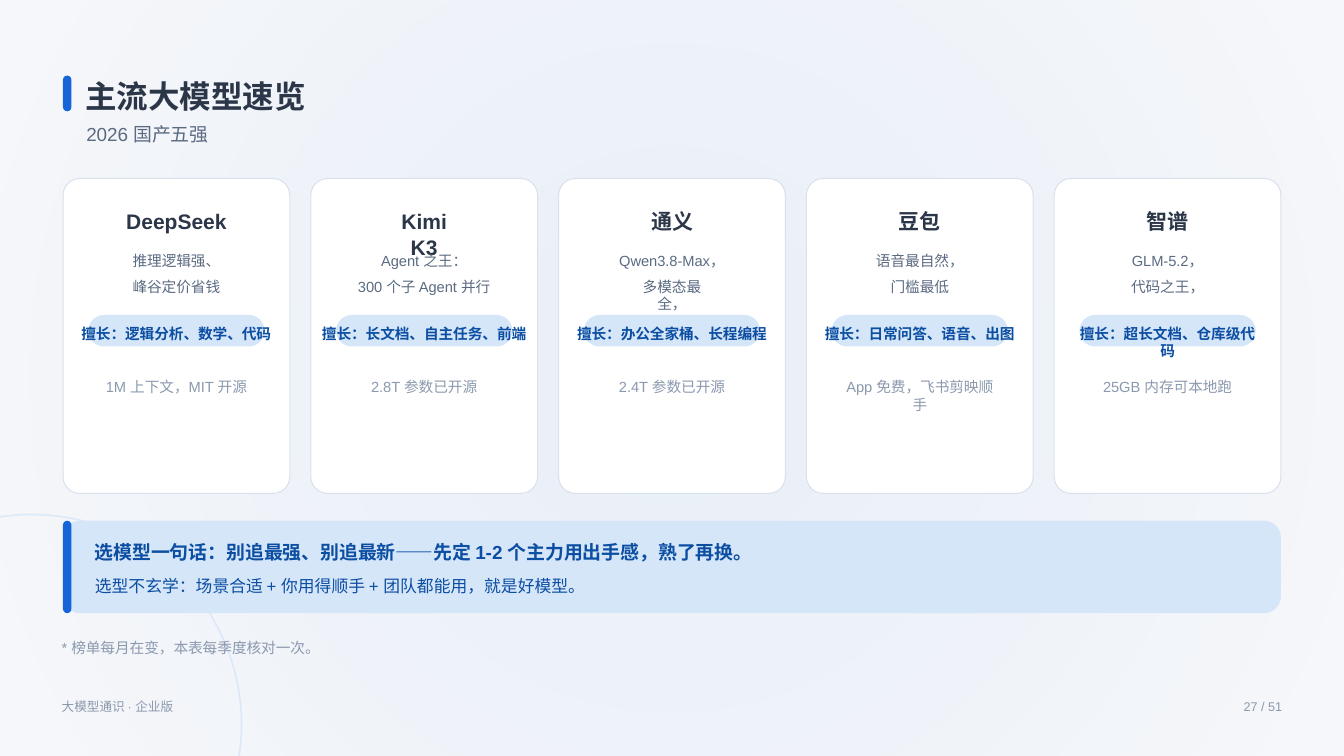
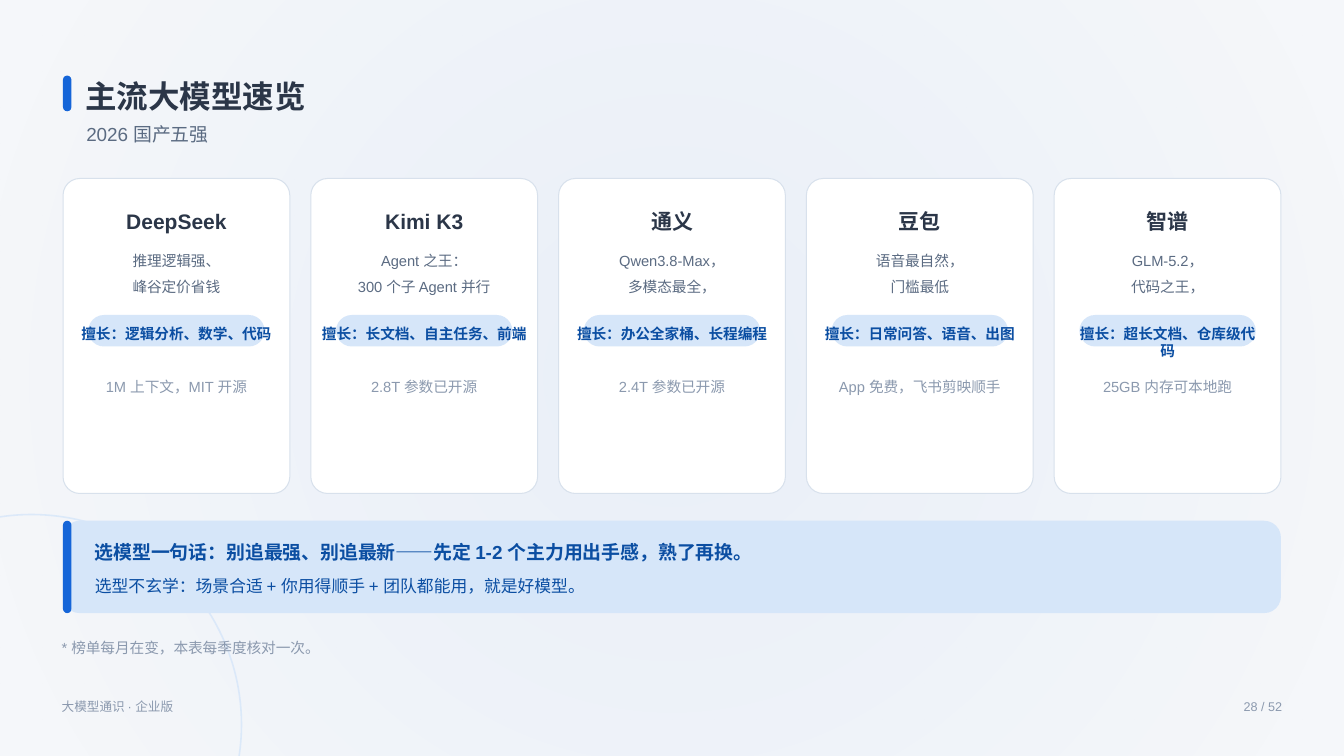
Before and after one commit to swift3000/qiyepinpeixun, a slide deck: slide 28 of 企业AI培训_交付包/初级课程_完整交付包/03_PPT课件/通用基础_PPT1_v3.pptx (slide 27 before the commit). Drawn at 1344x756 pixels with LibreOffice and Linux fonts; fonts in the diff are those of the drawing. Boxes give left, top, right and bottom in pixels: in the first picture for what was removed or moved away, otherwise in the second. Text is boxed around its words. In the diff, an @@ line names an element or a change of style, - is before the commit and + after.

```diff
--- a/企业AI培训_交付包/初级课程_完整交付包/03_PPT课件/通用基础_PPT1_v3.pptx
+++ b/企业AI培训_交付包/初级课程_完整交付包/03_PPT课件/通用基础_PPT1_v3.pptx
@@ text "Kimi K3" rewrapped from [401, 213, 446, 259] to [385, 213, 463, 230] @@
@@ text "多模态最全，" rewrapped from [643, 279, 701, 311] to [628, 279, 716, 294] @@
@@ text "App 免费，飞书剪映顺手" rewrapped from [846, 380, 993, 411] to [839, 380, 1001, 395] @@
@@ text at [1244, 702, 1282, 711]: text changed @@
-27 / 51
+28 / 52
```
Also in this commit, not shown: 41 other slides changed, 1 slide added.
